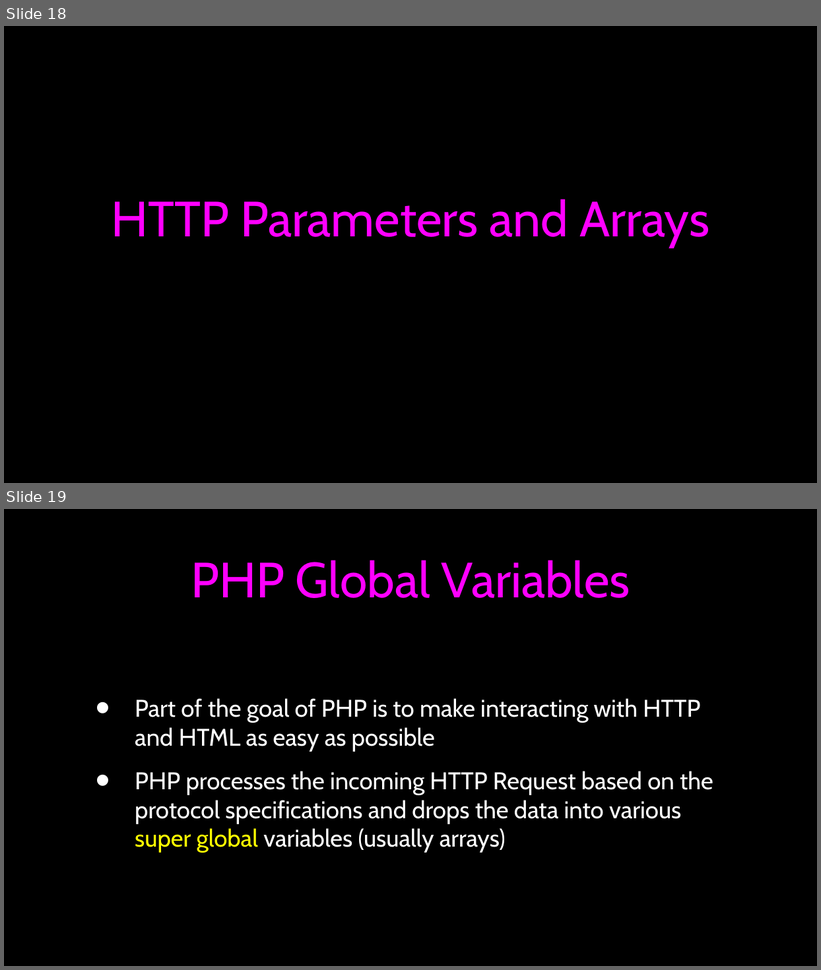
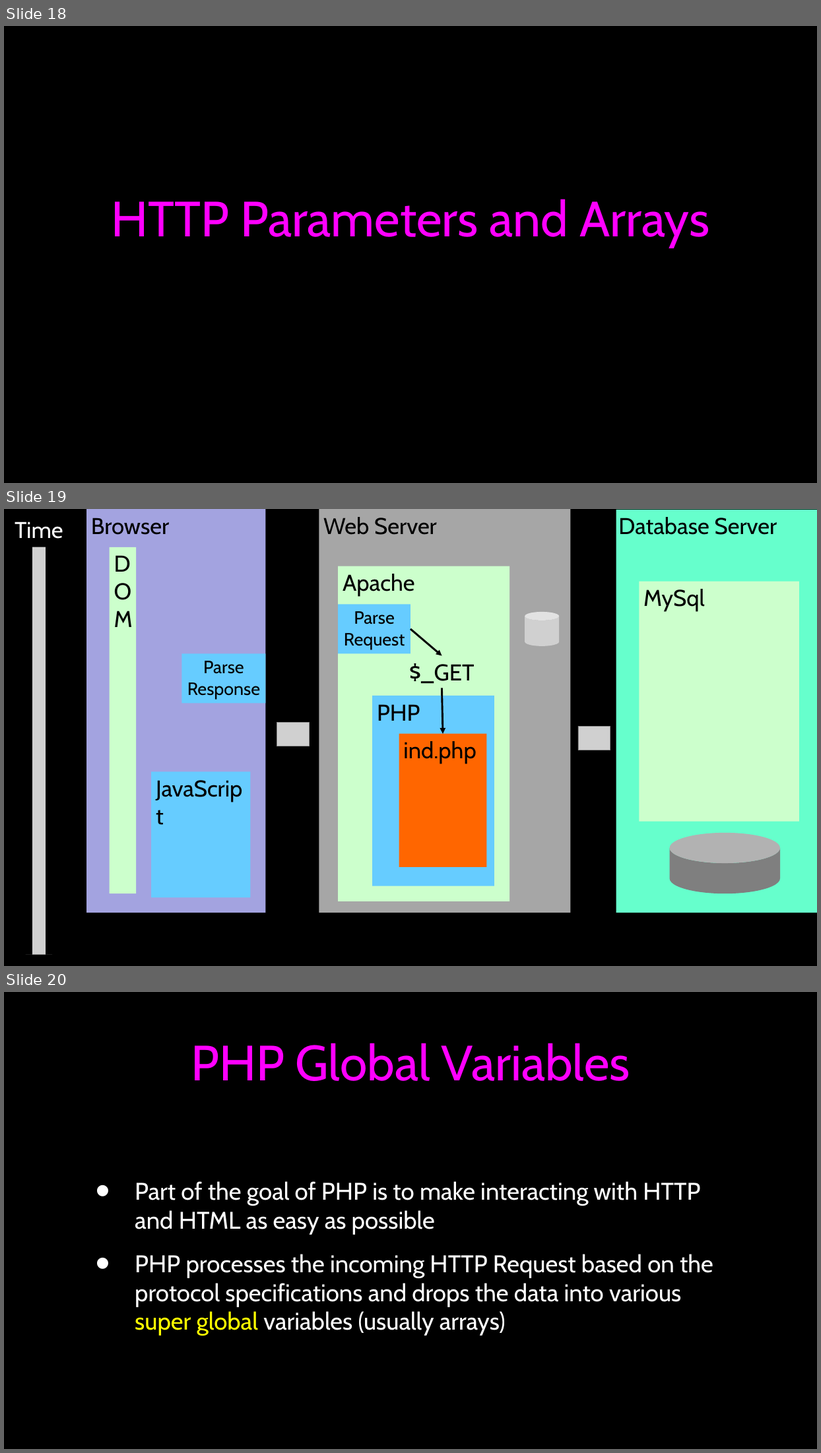
Before and after one commit to csev/wa4e, a slide deck: lectures/PHP-04-Arrays.ppt. Shown one above the other, each under a label of ours: slides 18 and 19 before the commit, slides 18, 19 and 20 after it. The pictures are 821x970 and 821x1453 pixels, drawn with LibreOffice and Linux fonts; fonts in the diff are those of the drawing; grey boxes stand for pictures. Boxes give left, top, right and bottom in pixels: in the first picture for what was removed or moved away, otherwise in the second. Text is boxed around its words. In the diff, an @@ line names an element or a change of style, - is before the commit and + after.

```diff
--- a/lectures/PHP-04-Arrays.ppt
+++ b/lectures/PHP-04-Arrays.ppt
@@ slide 19 added at (4,509,817,966), background #000000 @@
@@ text added at (15,522,63,539), 36 pt, text #FFFFFF @@
+Time
@@ rectangle added at (86,509,266,913), fill #A3A3E0, 36 pt, text #000000 @@
+Browser
@@ rectangle added at (319,509,571,913), fill #A6A6A6, 36 pt, text #000000 @@
+Web Server
@@ rectangle added at (616,510,817,913), fill #66FFCC @@
@@ text added at (618,517,778,535), 36 pt, text #000000 @@
+Database Server
@@ picture added at (26,547,52,955) @@
@@ rectangle added at (110,547,136,894), fill #CCFFCC, 36 pt, text #000000 @@
+D
+OM
@@ rectangle added at (339,566,510,902), fill #CCFFCC, 36 pt, text #000000 @@
+Apache
@@ rectangle added at (639,581,799,821), fill #CCFFCC, 36 pt, text #000000 @@
+MySql
@@ rectangle added at (339,604,411,654), fill #66CCFF, 28 pt, text #000000 @@
+Parse
+Request
@@ picture added at (525,612,559,646) @@
@@ arrow added from (411, 629) to (442, 656), #000000 3 pt @@
@@ rectangle added at (182,654,265,703), fill #66CCFF, 28 pt, text #000000 @@
+Parse
+Response
@@ text added at (409,663,474,684), 36 pt, text #000000 @@
+$_GET
@@ rectangle added at (372,696,494,887), fill #66CCFF, 36 pt, text #000000 @@
+PHP
@@ arrow added from (442, 689) to (443, 734), #000000 3 pt @@
@@ picture added at (277,723,308,747) @@
@@ picture added at (578,726,610,751) @@
@@ rectangle added at (399,734,487,867), fill #FF6600, 36 pt, text #000000 @@
+ind.php
@@ rectangle added at (151,772,250,898), fill #66CCFF, 36 pt, text #000000 @@
+JavaScript
@@ cylinder added at (670,833,781,894), fill #7F7F7F @@
@@ what was slide 19 is now slide 20 @@
```
Also in this commit, not shown: 4 slides changed, 1 other file.
